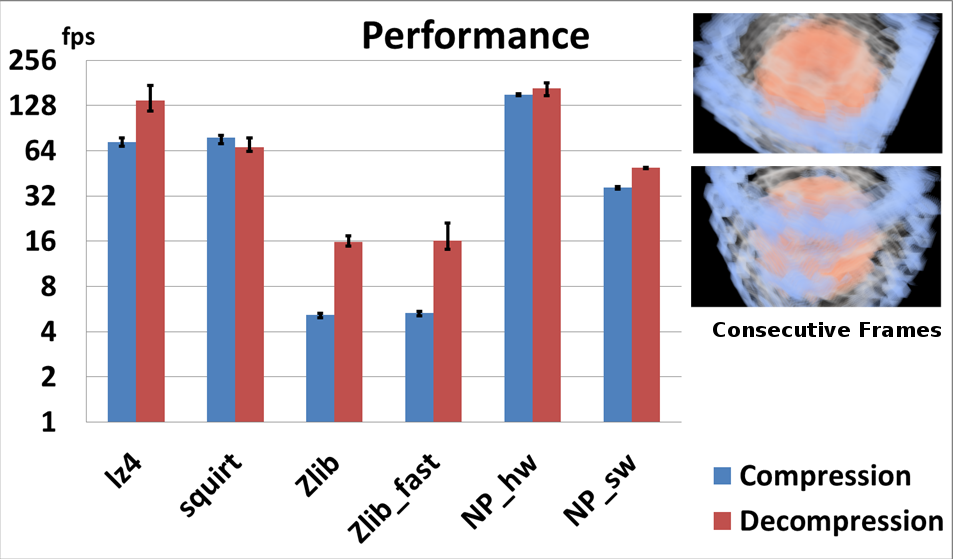
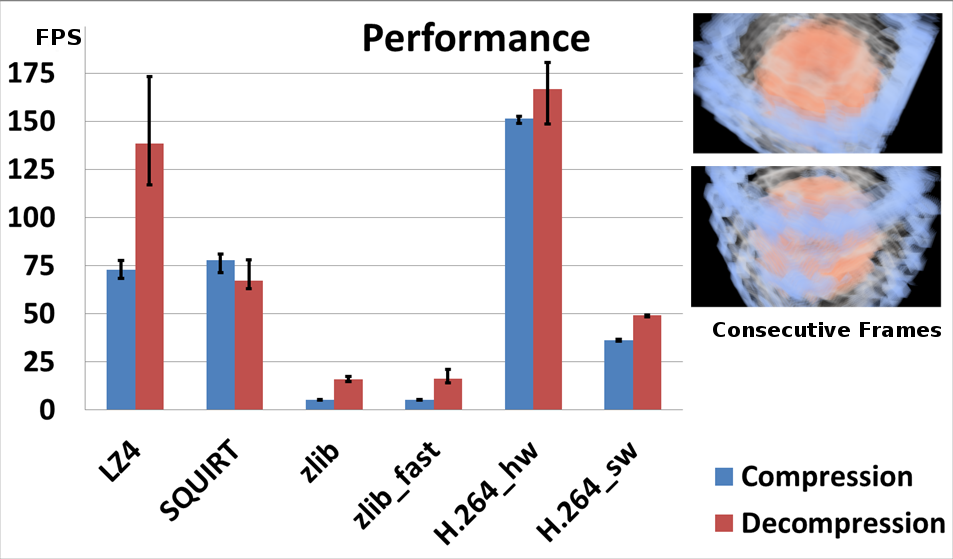
Layer changes from the first (953, 559) image to the second:
added layer "FPS" above "Performance.png" over (37, 29, 81, 45)
added layer "Performance.png" above "Performance_2.png" over (8, 0, 953, 559)
hid "Performance_2.png" over (8, 0, 953, 559)
